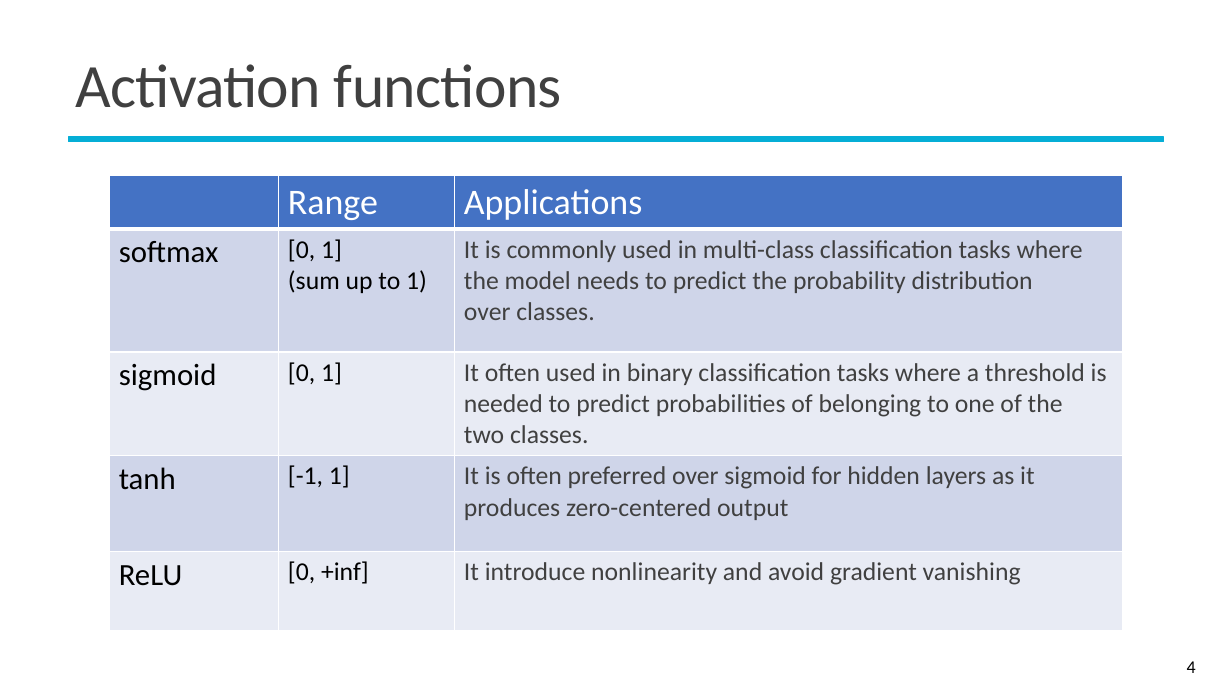
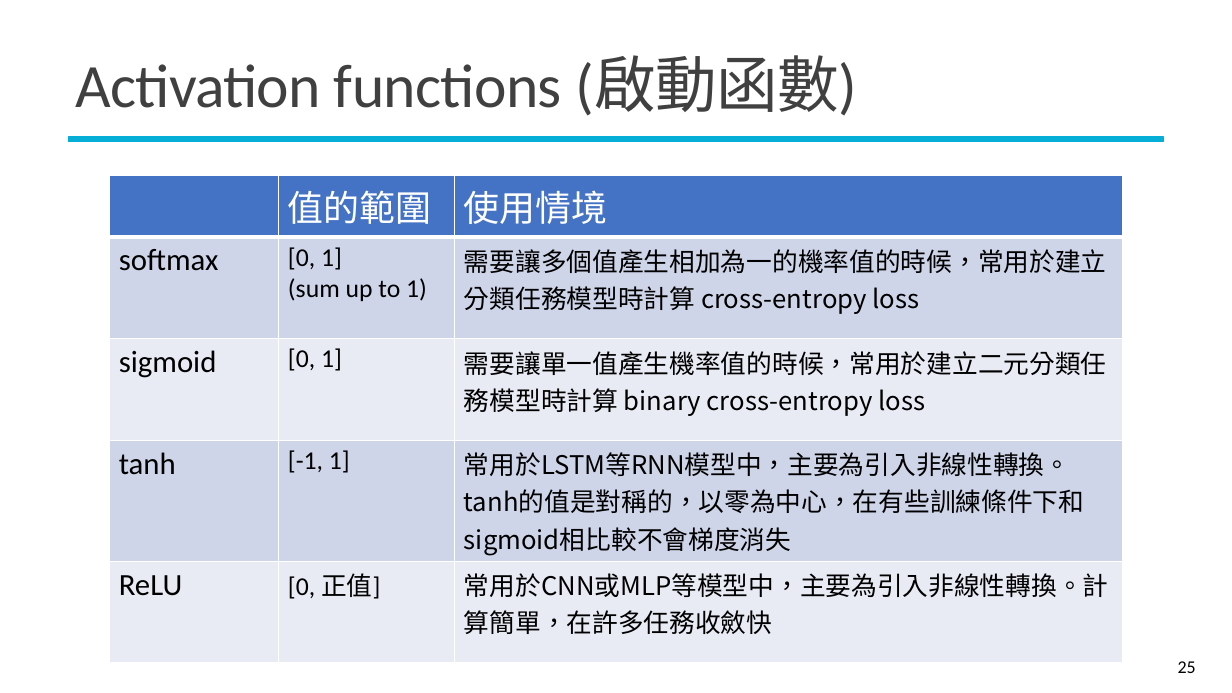
Before and after one commit to mcps5601/CGUDL_2025_Spring, a slide deck: slide 25 of slides/RNN_0331.pptx (slide 4 before the commit). Drawn at 1232x693 pixels with LibreOffice and Linux fonts; fonts in the diff are those of the drawing; background and template pictures are left out. Boxes give left, top, right and bottom in pixels: in the first picture for what was removed or moved away, otherwise in the second. Text is boxed around its words. In the diff, an @@ line names an element or a change of style, - is before the commit and + after.

```diff
--- a/slides/RNN_0331.pptx
+++ b/slides/RNN_0331.pptx
@@ title at (x1=75, y1=55, x2=858, y2=116): text changed @@
-Activation functions
+Activation functions (啟動函數)
@@ table at (x1=110, y1=176, x2=1123, y2=638) @@
-row 1, column 2: Range
+row 1, column 2: 值的範圍
-row 1, column 3: Applications
+row 1, column 3: 使用情境
-row 2, column 3: It is commonly used in multi-class classification tasks where the model needs to predict the probability distribution over classes.
+row 2, column 3: 需要讓多個值產生相加為一的機率值的時候，常用於建立分類任務模型時計算 cross-entropy loss
-row 3, column 3: It often used in binary classification tasks where a threshold is needed to predict probabilities of belonging to one of the two classes.
+row 3, column 3: 需要讓單一值產生機率值的時候，常用於建立二元分類任務模型時計算 binary cross-entropy loss
-row 4, column 3: It is often preferred over sigmoid for hidden layers as it produces zero-centered output
+row 4, column 3: 常用於LSTM等RNN模型中，主要為引入非線性轉換。tanh的值是對稱的，以零為中心，在有些訓練條件下和sigmoid相比較不會梯度消失
-row 5, column 2: [0, +inf]
+row 5, column 2: [0, 正值]
-row 5, column 3: It introduce nonlinearity and avoid gradient vanishing
+row 5, column 3: 常用於CNN或MLP等模型中，主要為引入非線性轉換。計算簡單，在許多任務收斂快
@@ page number at (x1=1178, y1=661, x2=1196, y2=673): text changed @@
-4
+25
```
Also in this commit, not shown: 6 other slides changed, 1 slide added, 6 slides removed.
